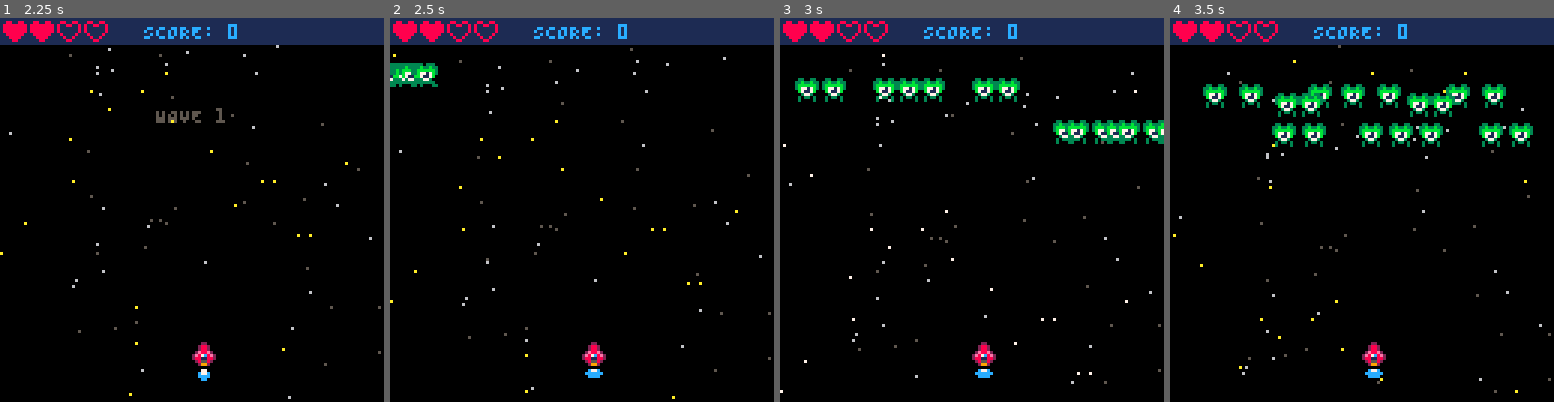
Above: before the commit, frames 1-4 (left to right).
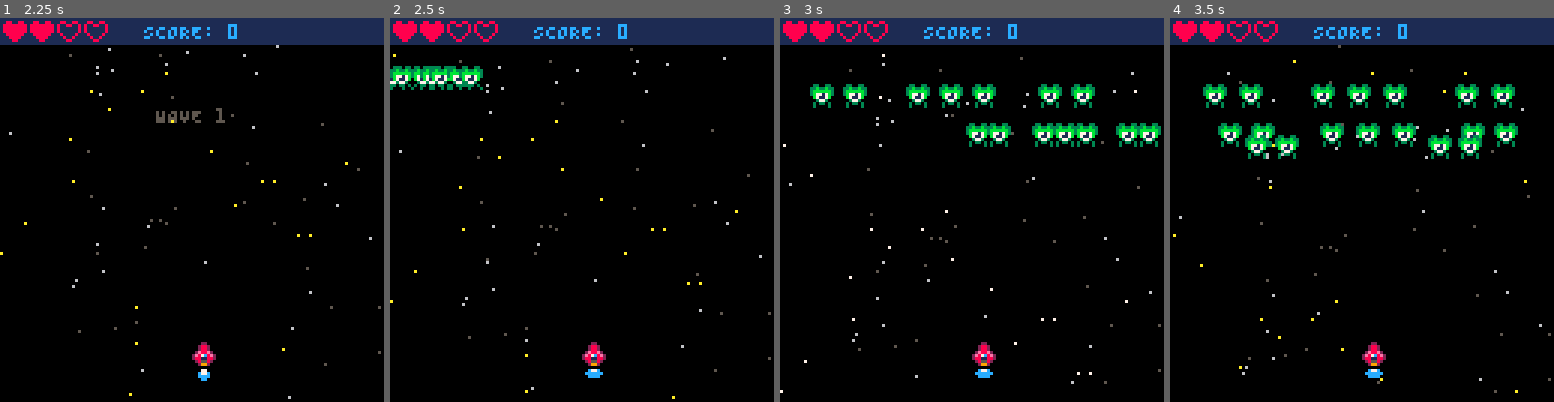
Above: after the commit, the same moments.

Repository: ProfSFrink/pico-8_shump_tutorial
Game: PICO-8 cartridge shump.p8
Two runs of this game, one before a commit and one after it. Both use one fixed random seed, a clock stepped at 60 frames per second and the inputs below.
Inputs:
- Up to frame 1 (2.25 s): tap X (X key) at 0.33, 1.07, 1.85 s; tap O (Z key) at 0.7, 1.7, 2.1 s; hold Right 1.6-2.1 s; hold Up from 2.15 s (still down)
- Up to frame 2 (2.5 s): release Up at 2.42 s; hold Right from 2.47 s (still down)
- Up to frame 3 (3 s): keep holding Right; tap O (Z key) at 2.5, 2.9 s; tap X (X key) at 2.97 s
- Up to frame 4 (3.5 s): release Right at 3.03 s; hold Left from 3.08 s (still down); tap O (Z key) at 3.3 s

Frame 1 is identical in both runs. In frame 2, 1.1% of the frame differs, in the area x 0-25%, y 11-19%; in frame 3, 5.2%; in frame 4, 6.1%, in the area x 12-95%, y 17-37%.

Commit message:
- (refactor) change easing on enemy spawning.

Diff:
--- a/states/GameState.lua
+++ b/states/GameState.lua
@@ -146,11 +146,11 @@
 
 				async(function()
 					wait(delay)
-					animate(e, "x", targetX, spawnDur, easeOutQuad)
+					animate(e, "x", targetX, spawnDur, easeOutQuart)
 				end)
 				async(function()
 					wait(delay)
-					animate(e, "y", targetY, spawnDur, easeOutQuad)
+					animate(e, "y", targetY, spawnDur, easeOutQuart)
 				end)
 			end
         end
--- a/util/Ease.lua
+++ b/util/Ease.lua
@@ -1,3 +1,5 @@
+-- Courtesy of ValerADHD @ https://www.lexaloffle.com/bbs/?tid=40577
+
 -- Linear movement not easing.
 -- param time: current time (between 0 and 1).
 -- returns: eased value.
@@ -12,3 +14,11 @@
     time -= 1
     return 1 - time * time
 end
+
+-- Ease out, same as above but with more pronounced deceleration.
+-- param time: current time (between 0 and 1).
+-- returns: eased value.
+function easeOutQuart(time)
+    time -= 1
+    return 1 - time * time * time * time
+end
